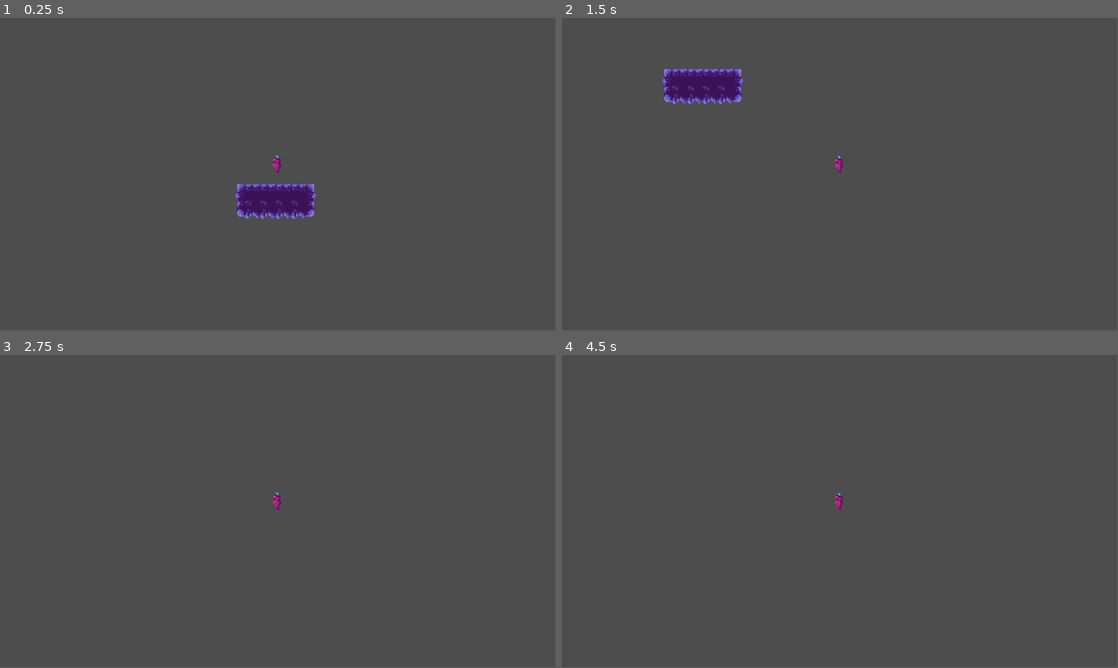
Above: before the commit, frames 1-4 (two rows, left to right).
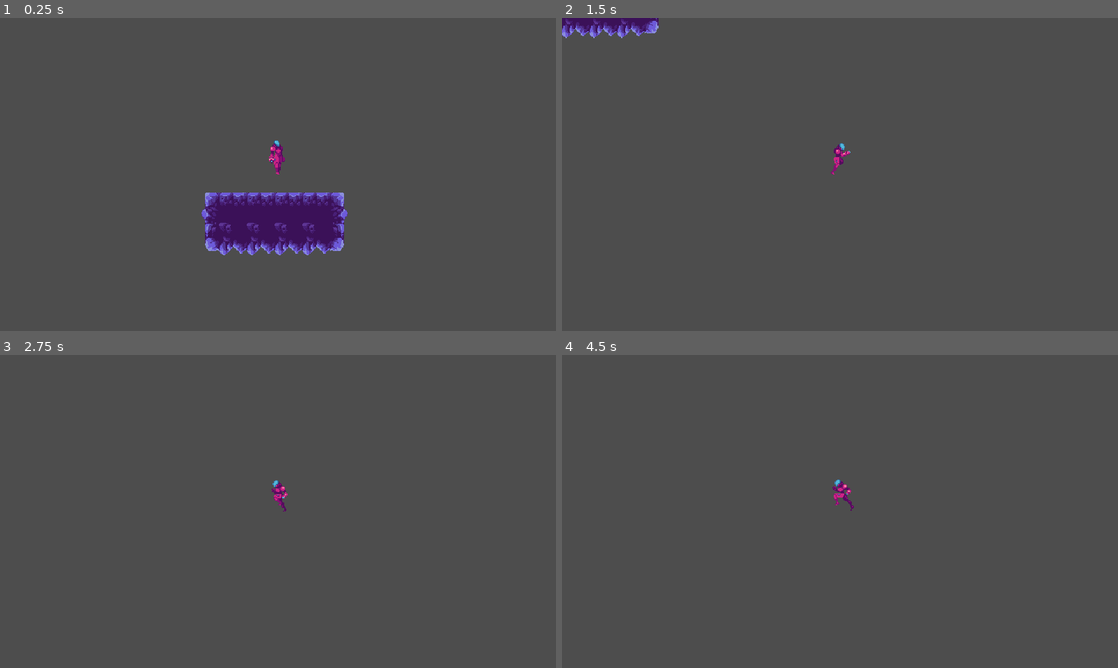
Above: after the commit, the same moments.

Repository: TheNootLinja/metroidvania_tutorial_game
Game: Godot game, scene res://levels/level.tscn
Two runs of this game, one before a commit and one after it. Both use one fixed random seed, a clock stepped at 60 frames per second and the inputs below.
Inputs:
- Up to frame 1 (0.25 s): no input
- Up to frame 2 (1.5 s): hold D (move_right) from 0.53 s (still down)
- Up to frame 3 (2.75 s): release D (move_right) at 2.03 s; hold A (move_left) from 2.03 s (still down)
- Up to frame 4 (4.5 s): release A (move_left) at 2.78 s; hold D (move_right) 2.78-4.28 s; hold A (move_left) from 4.28 s (still down)
The window is 799x449 before the commit and 800x450 after it. Grey fills any space a smaller window leaves; there, only what the larger window draws over its background counts as a difference.

The runs differ from the first frame. In frame 1, 4.8% of the frame differs, in the area x 36-63%, y 39-76%; in frame 2, 2.5%; in frame 3, 0.2%; in frame 4, 0.2%.

Commit message:
Add functions to handle movement and animation switching

Diff:
--- a/player/player.gd
+++ b/player/player.gd
@@ -1,6 +1,7 @@
 extends CharacterBody2D
 
 const GRAVITY = 1000
+const SPEED = 300
 
 enum State { idle, run }
 
@@ -11,11 +12,10 @@
 
 func _physics_process(delta):
 	player_falling(delta)
-	move_and_slide()
 	player_idle(delta)
 	player_run(delta)
-	#$AnimatedSprite2D.play(State[current_state])
-	print(State)
+	move_and_slide()
+	player_animations()
 
 
 func player_falling(delta):
@@ -30,7 +30,14 @@
 	# Returns either 1 or -1 so we can determine the direction
 	var direction = Input.get_axis("move_left","move_right")
 	if direction:
-		velocity.x = direction * 300
+		velocity.x = direction * SPEED
 		current_state = State.run
+		# Ternary for determining if sprite needs to be flipped
+		$AnimatedSprite2D.flip_h = false if direction > 0 else true
+	elif direction < 0:
+		$AnimatedSprite2D.flip_h = true
 	else:
-		velocity.x = 0
+		velocity.x = move_toward(velocity.x, 0, SPEED)
+
+func player_animations():
+	$AnimatedSprite2D.play(State.keys()[current_state])
--- a/project.godot
+++ b/project.godot
@@ -14,6 +14,14 @@
 run/main_scene="uid://b0257vn7tucot"
 config/features=PackedStringArray("4.6", "Forward Plus")
 config/icon="res://icon.svg"
+
+[display]
+
+window/size/viewport_width=640
+window/size/viewport_height=360
+window/size/window_width_override=1280
+window/size/window_height_override=720
+window/stretch/mode="viewport"
 
 [input]
 
